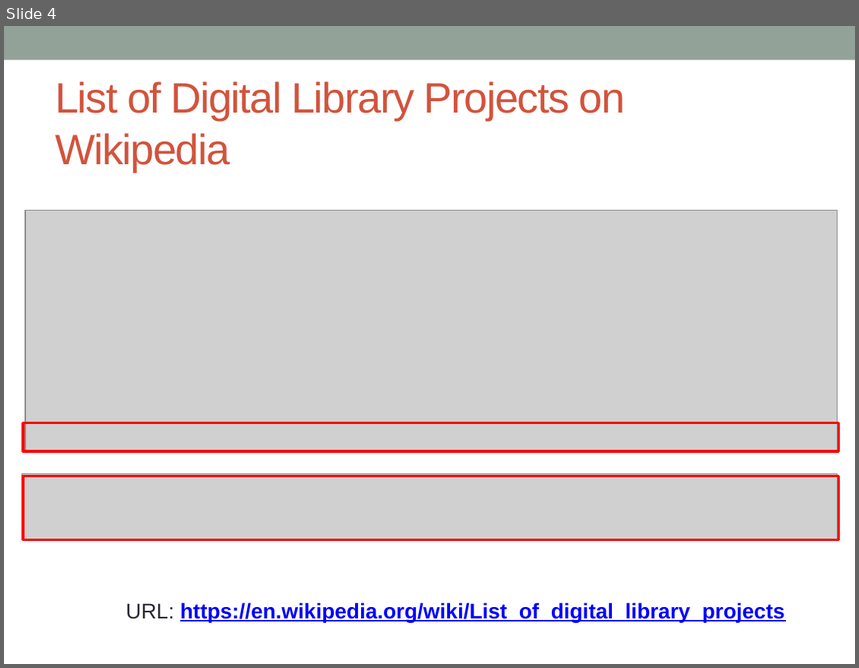
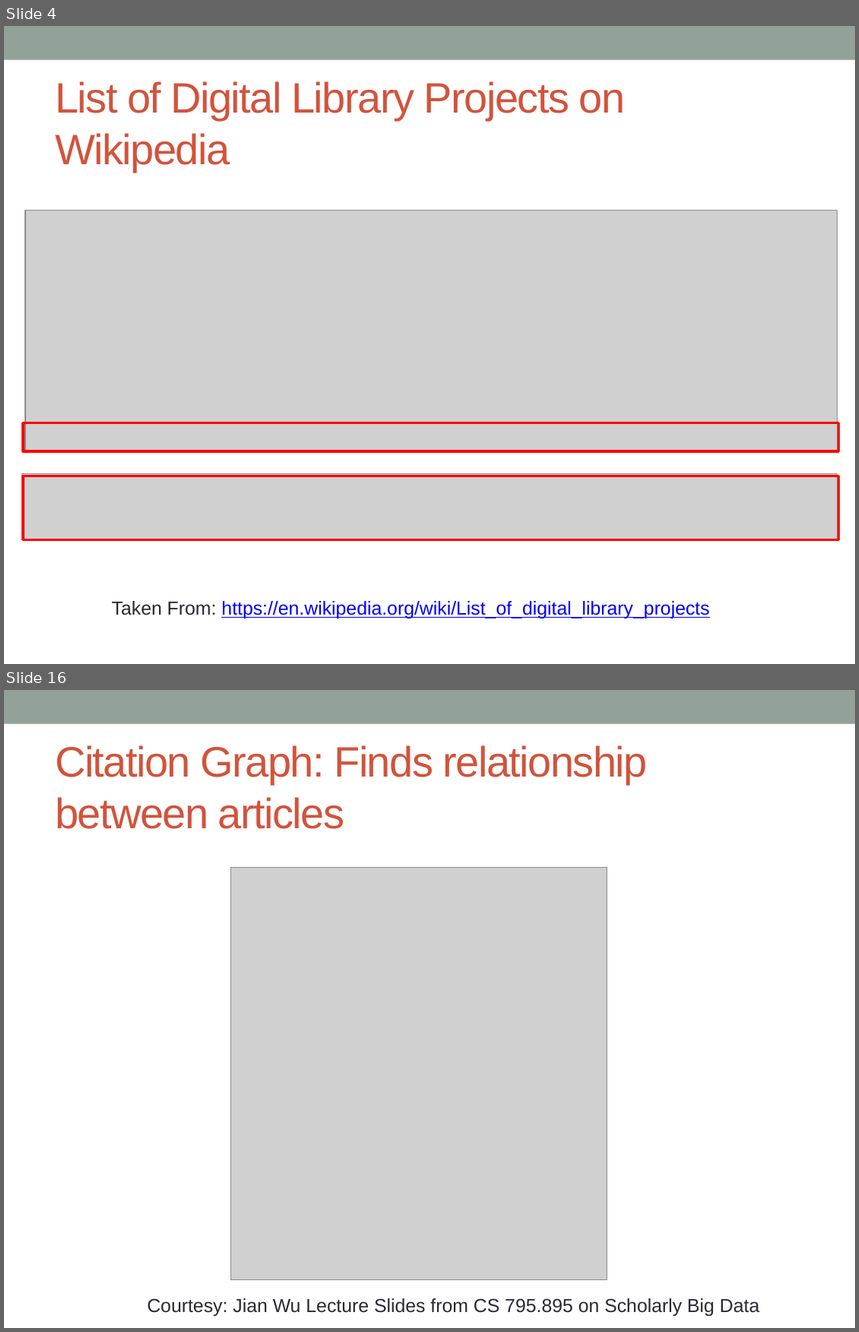
Before and after one commit to naumansiddiqui4/Mining-Scholarly-Big-Data, a slide deck: Digital libraries, repositories, and search engines.pptx. Shown one above the other, each under a label of ours: slide 4 before the commit, slides 4 and 16 after it; the slides between them are not shown. The pictures are 859x668 and 859x1332 pixels, drawn with LibreOffice and Linux fonts; fonts in the diff are those of the drawing; grey boxes stand for pictures. Boxes give left, top, right and bottom in pixels: in the first picture for what was removed or moved away, otherwise in the second. Text is boxed around its words. In the diff, an @@ line names an element or a change of style, - is before the commit and + after.

```diff
--- a/Digital libraries, repositories, and search engines.pptx
+++ b/Digital libraries, repositories, and search engines.pptx
@@ slide 16 added at [4,690,855,1328], background #FFFFFF; not listed: 1 template element that a slide beside it also shows @@
@@ title added at [55,745,648,829], 36 pt, text #D2533C @@
+Citation Graph: Finds relationship between articles
@@ picture added at [231,867,607,1280] @@
@@ text added at [147,1299,759,1316], 16 pt, text #292934 @@
+Courtesy: Jian Wu Lecture Slides from CS 795.895 on Scholarly Big Data
@@ slide 4 changed as well @@
@@ text at [112,601,709,619]: text changed; size 18 to 16 pt; bold off @@
-URL: https://en.wikipedia.org/wiki/List_of_digital_library_projects
+Taken From: https://en.wikipedia.org/wiki/List_of_digital_library_projects
```
Also in this commit, not shown: 2 other slides changed, 22 other slides added, 2 slides removed.
